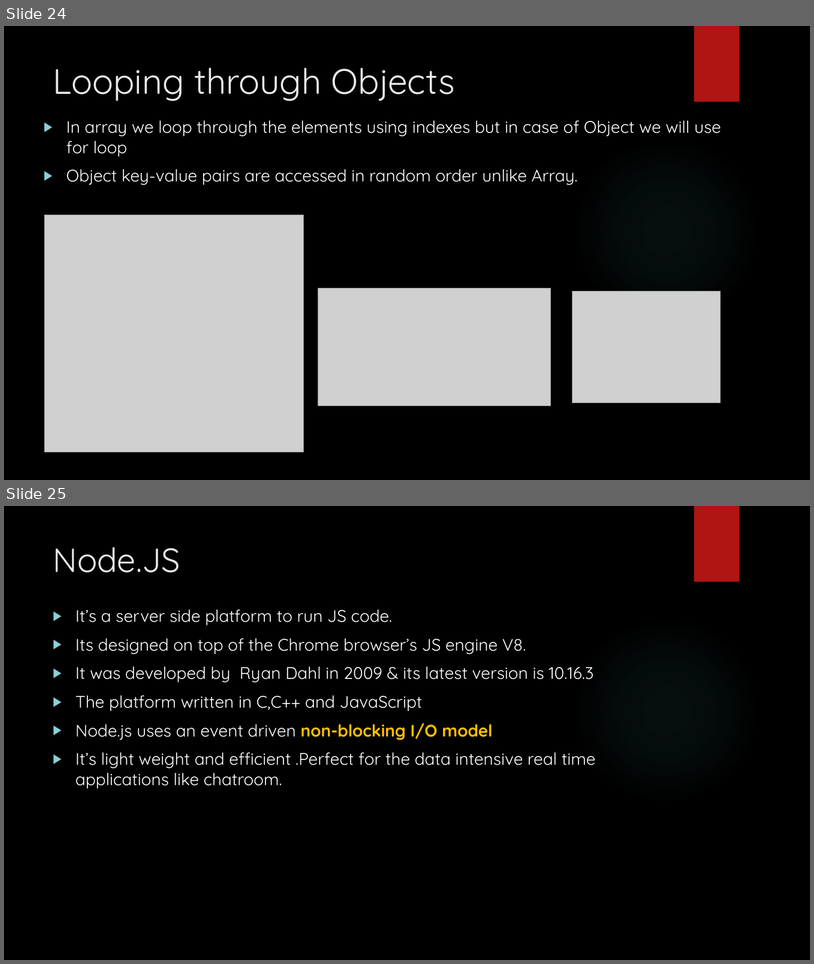
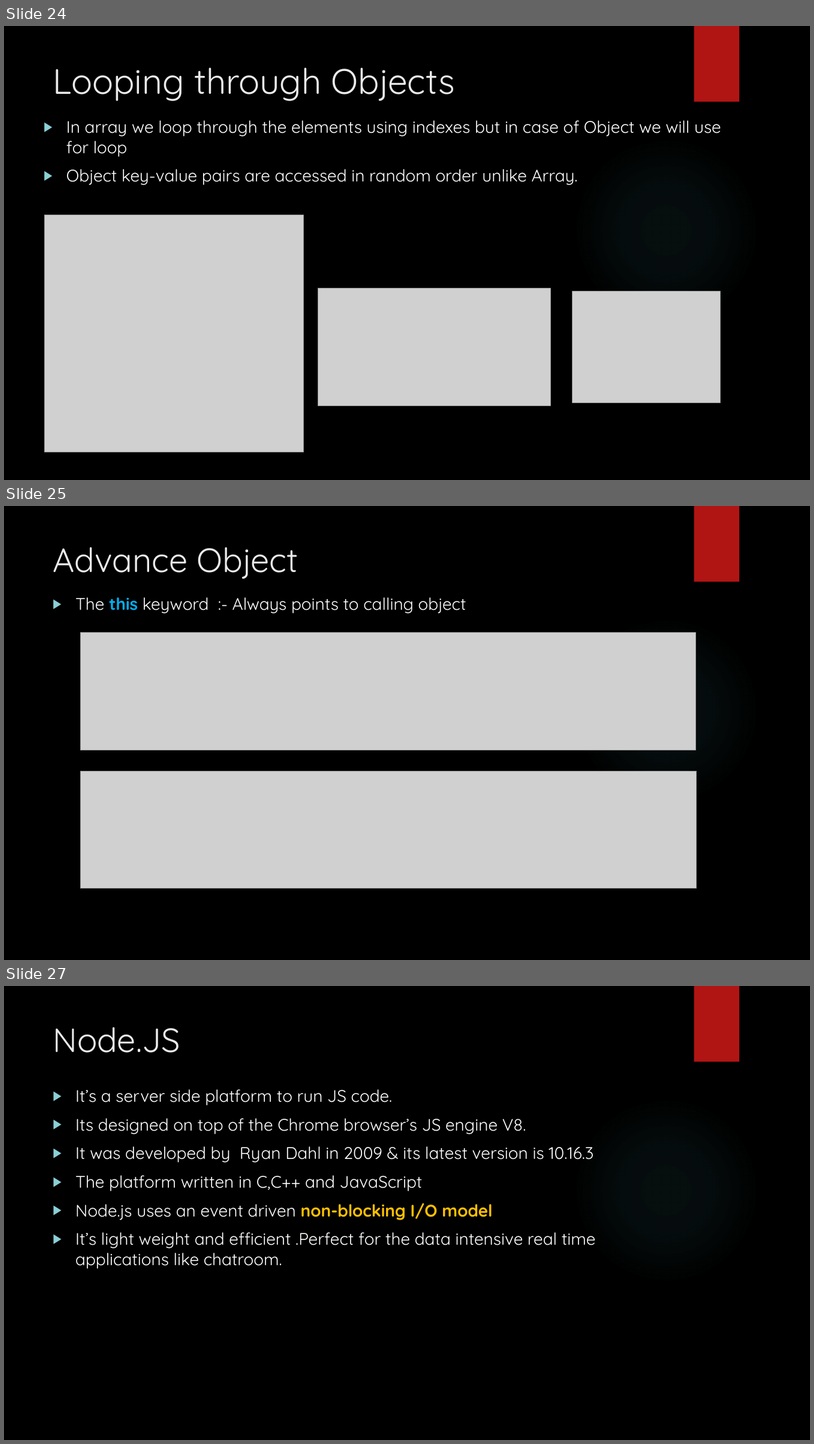
Before and after one commit to git-chinmay/my-JavaScript, a slide deck: JAVASCRPT.pptx. Shown one above the other, each under a label of ours: slides 24 and 25 before the commit, slides 24, 25 and 27 after it; the slides between them are not shown. The pictures are 814x964 and 814x1444 pixels, drawn with LibreOffice and Linux fonts; fonts in the diff are those of the drawing; grey boxes stand for pictures; background and template pictures are left out. Boxes give left, top, right and bottom in pixels: in the first picture for what was removed or moved away, otherwise in the second. Text is boxed around its words. In the diff, an @@ line names an element or a change of style, - is before the commit and + after.

Commit message:
Advance object added
Factory function and this keyword added.

```diff
--- a/JAVASCRPT.pptx
+++ b/JAVASCRPT.pptx
@@ slide 25 added at (x1=4, y1=506, x2=810, y2=960), background picture (left out); not listed: 2 template elements that a slide beside it also shows @@
@@ title added at (x1=53, y1=547, x2=299, y2=579), 40 pt, text #EBEBEB @@
+Advance Object
@@ text added at (x1=75, y1=597, x2=467, y2=613), 20 pt, text #FFFFFF @@
+▶ The this keyword :- Always points to calling object
@@ picture added at (x1=81, y1=633, x2=696, y2=750) @@
@@ picture added at (x1=81, y1=771, x2=697, y2=888) @@
@@ what was slide 25 is now slide 27 @@
```
Also in this commit, not shown: 2 slides changed, 1 other slide added, 1 other file.
